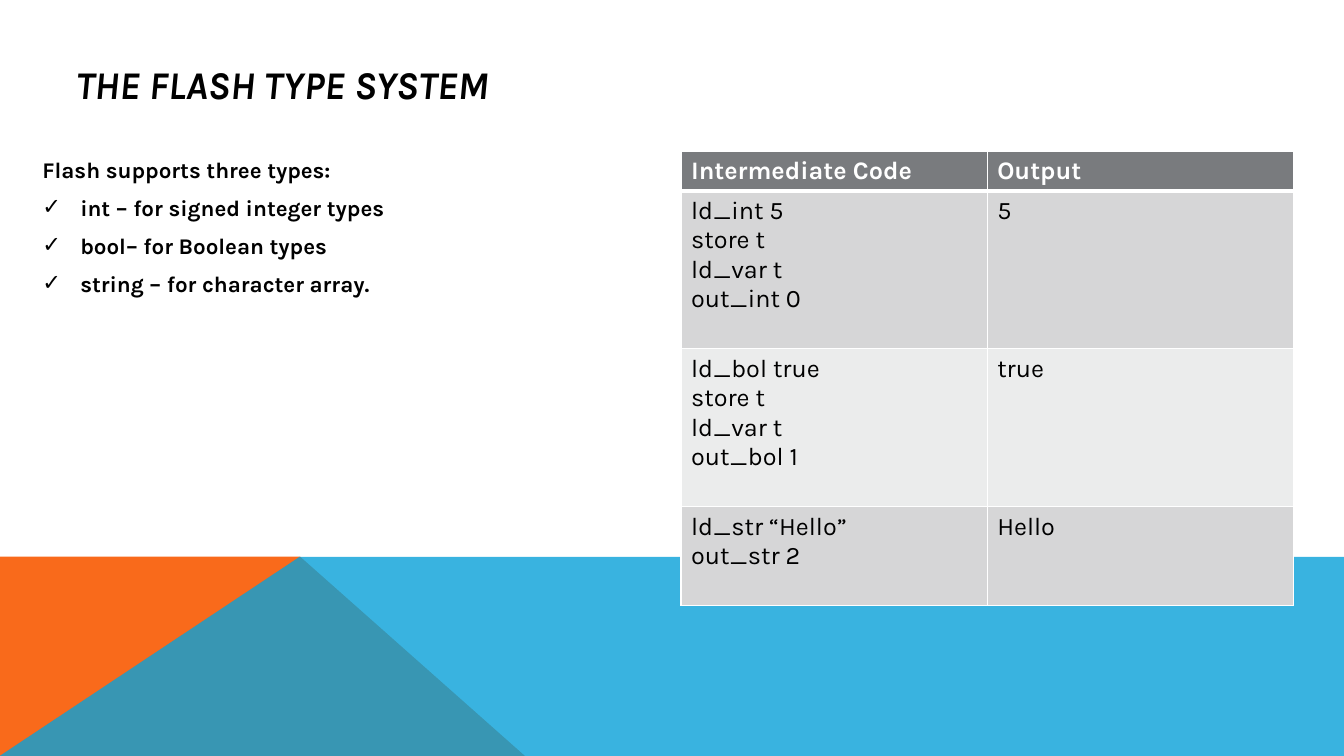
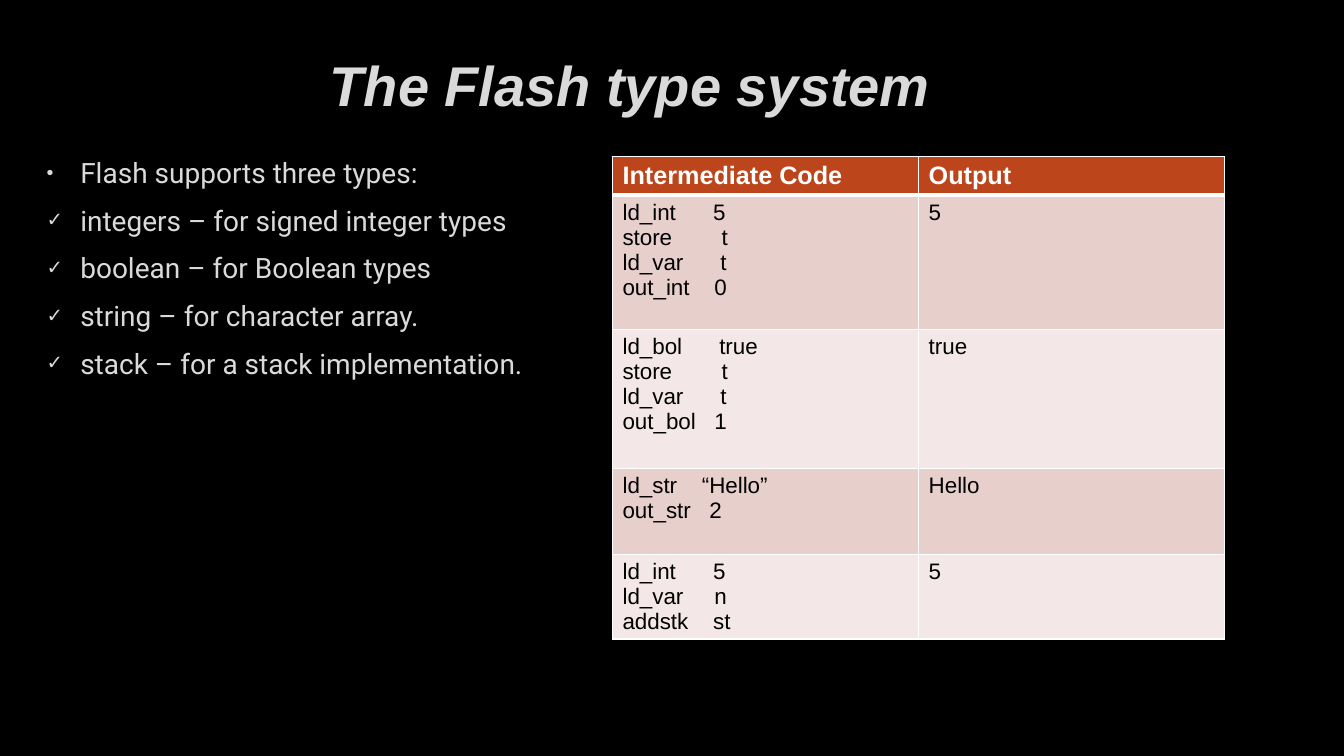
Before and after one commit to bhrlabs/CompilerRuntime, a slide deck: slide 7 of Document/Flash_ppt.pptx (slide 5 before the commit). Drawn at 1344x756 pixels with LibreOffice and Linux fonts; fonts in the diff are those of the drawing; background and template pictures are left out. Boxes give left, top, right and bottom in pixels: in the first picture for what was removed or moved away, otherwise in the second. Text is boxed around its words. In the diff, an @@ line names an element or a change of style, - is before the commit and + after.

```diff
--- a/Document/Flash_ppt.pptx
+++ b/Document/Flash_ppt.pptx
@@ background #FFFFFF to picture (left out) @@
@@ title at (x1=330, y1=65, x2=930, y2=115): text changed; size 28 to 40 pt; font Karla to Arial; text colour #000000 to #DADADA @@
-THE FLASH TYPE SYSTEM
+The Flash type system
@@ text at (x1=80, y1=162, x2=419, y2=332): size 16 to 20 pt, font Karla to Roboto, text colour #000000 to #DADADA, letter outline none to #404040 0.75 pt, bold off in "Flash supports three types:", "string – for character array."; bullet none to •; more space between paragraphs; indent changed @@
@@ table at (x1=613, y1=157, x2=1226, y2=668) @@
+row 5: ld_int 5 / ld_var n / addstk st | 5
@@ table resized from (x1=682, y1=151, x2=1295, y2=615) to (x1=613, y1=157, x2=1226, y2=668) @@
@@ text at (x1=80, y1=209, x2=506, y2=284): text changed; size 16 to 20 pt; font Karla to Roboto; text colour #000000 to #DADADA; bold off @@
-✓ int – for signed integer types
-✓ bool– for Boolean types
+✓ integers – for signed integer types
+✓ boolean – for Boolean types
@@ text at (x1=80, y1=352, x2=522, y2=380): paragraph added @@
+✓ stack – for a stack implementation.
@@ freeform shape removed at (x1=0, y1=557, x2=525, y2=756) @@
@@ freeform shape removed at (x1=0, y1=557, x2=1344, y2=756) @@
```
Also in this commit, not shown: 12 other slides changed, 8 slides added, 4 slides removed, 21 other files.
